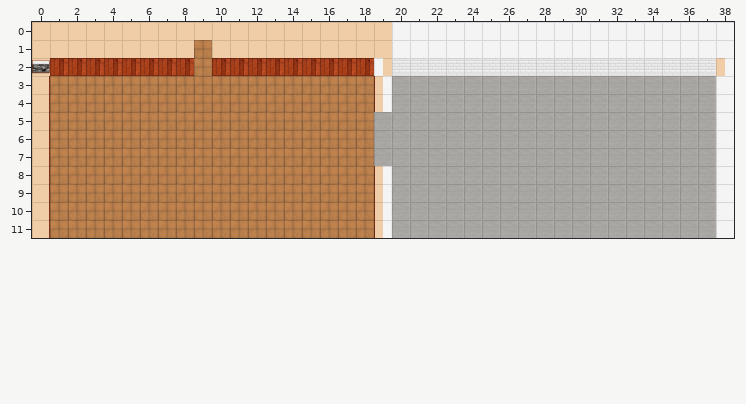
Tiled map: x64/¡Paella va!/Assets/Tilemap/Jornada3.tmx. This is how it looked before the edit.
Cells are 64x64 px. Shown: x 0..38, y 0..11.
And afterwards:
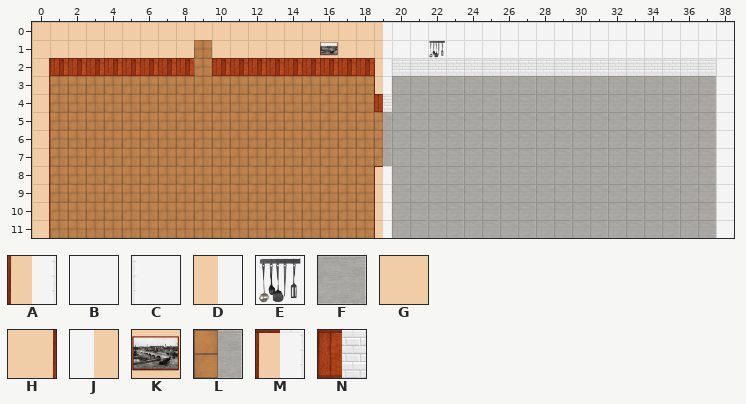
Key: from "Tileset": A 0, B 1, C 3, D 5, E 6, F 7, G 9, H 12, J 13, K 14, L 18, M 19, N 24.
_ is an empty cell.
Changes in this commit:
Layer "Capa de patrones 1":
y 0: x 19 G -> D
y 1: x 16 G -> K; x 19 G -> D; x 22 B -> E
y 2: x 0 K -> H; x 19 J -> A; x 38 D -> C
y 4: x 19 A -> N
y 5..7: x 19 F -> L
y 8: x 19 A -> M
